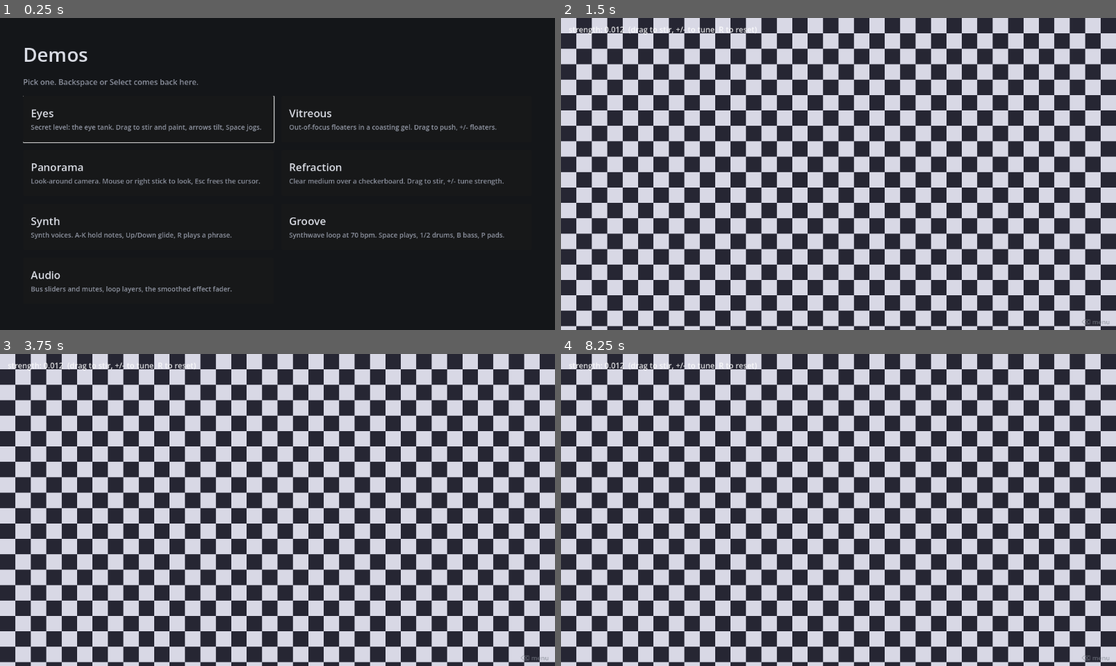
Above: before the commit, frames 1-4 (two rows, left to right).
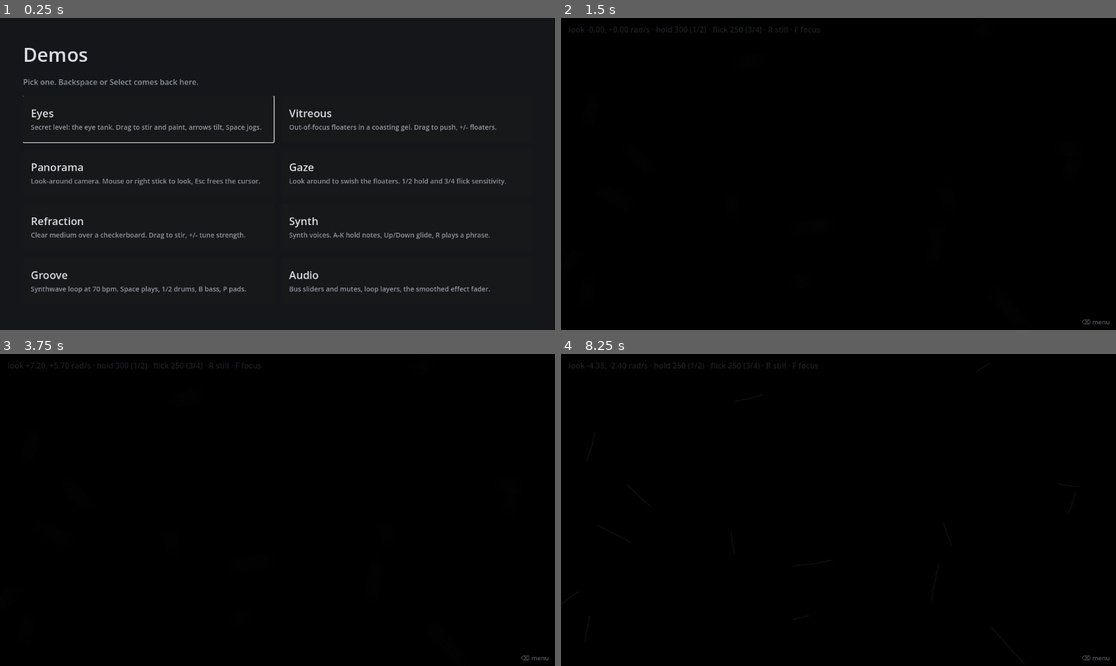
Above: after the commit, the same moments.

Repository: Luan-vP/godot-project-1
Game: Godot game, scene res://features/ui/demo_menu/demo_menu.tscn
The game is run twice, just before and just after one commit, with the same random seed, the same clock (stepped at 60 frames per second) and the same inputs.
Inputs (mouse positions are in pixels of both pictures, inside the frame that each line leads up to):
- Up to frame 1 (0.25 s): no input
- Up to frame 2 (1.5 s): click (966, 174) at 0.52 s; tap Enter (ui_accept) at 1.25 s; move the mouse to (960, 158) at 1.27 s; hold Right (ui_right) from 1.28 s (still down); hold Shift from 1.28 s (still down); click (960, 158) at 1.42 s
- Up to frame 3 (3.75 s): tap Enter (ui_accept) at 1.52, 2, 2.75, 3.5 s; release Right (ui_right) at 2 s; release Shift at 2 s; drag from (166, 525) to (249, 572) at 2.02 s; move the mouse to (333, 441) at 2.77 s; hold Right (ui_right) 2.78-3.5 s; tap Ctrl at 2.85 s; drag from (249, 572) to (111, 463) at 3.52 s
- Up to frame 4 (8.25 s): tap Enter (ui_accept) at 4.25, 4.52, 5, 7.52 s; move the mouse to (1005, 556) at 4.27 s; hold Left (ui_left) 4.28-5 s; tap 1 at 4.35 s; drag from (672, 463) to (755, 432) at 5.02 s; move the mouse to (866, 510) at 5.77 s; hold Down (ui_down) 5.78-6.5 s; tap B at 5.85 s; click (866, 510) at 5.92 s; drag from (755, 432) to (727, 525) at 6.52 s; move the mouse to (960, 494) at 7.27 s; hold Up (ui_up) 7.28-8 s; tap F at 7.35 s; drag from (727, 525) to (810, 572) at 8.02 s

The runs differ from the first frame. In frame 1, 2.3% of the frame differs, in the area x 5-92%, y 46-89%; in frame 2, 100%, in the area x 0-100%, y 0-100%; in frame 3, 100%; in frame 4, 100%.

Commit message:
List the gaze demo in the demo menu
Claude-Session: https://claude.ai/code/session_01FxqJtr7HgJpGyaYgGkCwGy

Diff:
--- a/features/ui/demo_menu/demo_menu.gd
+++ b/features/ui/demo_menu/demo_menu.gd
@@ -37,6 +37,11 @@
 		"name": "Panorama",
 		"path": "res://features/levels/panorama/panorama_level.tscn",
 		"blurb": "Look-around camera. Mouse or right stick to look, Esc frees the cursor.",
+	},
+	{
+		"name": "Gaze",
+		"path": "res://features/levels/gaze/gaze_demo.tscn",
+		"blurb": "Look around to swish the floaters. 1/2 hold and 3/4 flick sensitivity.",
 	},
 	{
 		"name": "Refraction",
